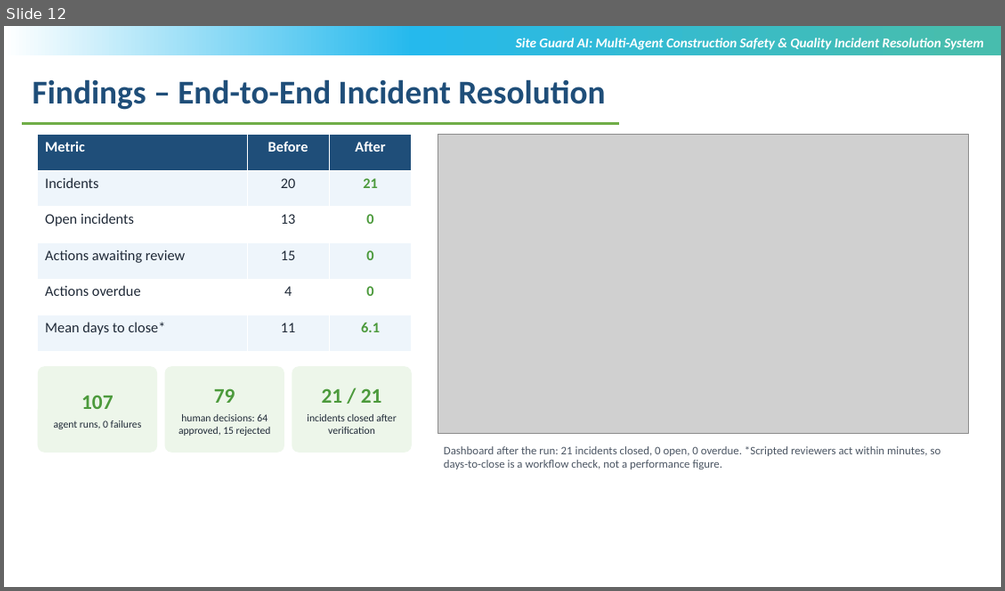
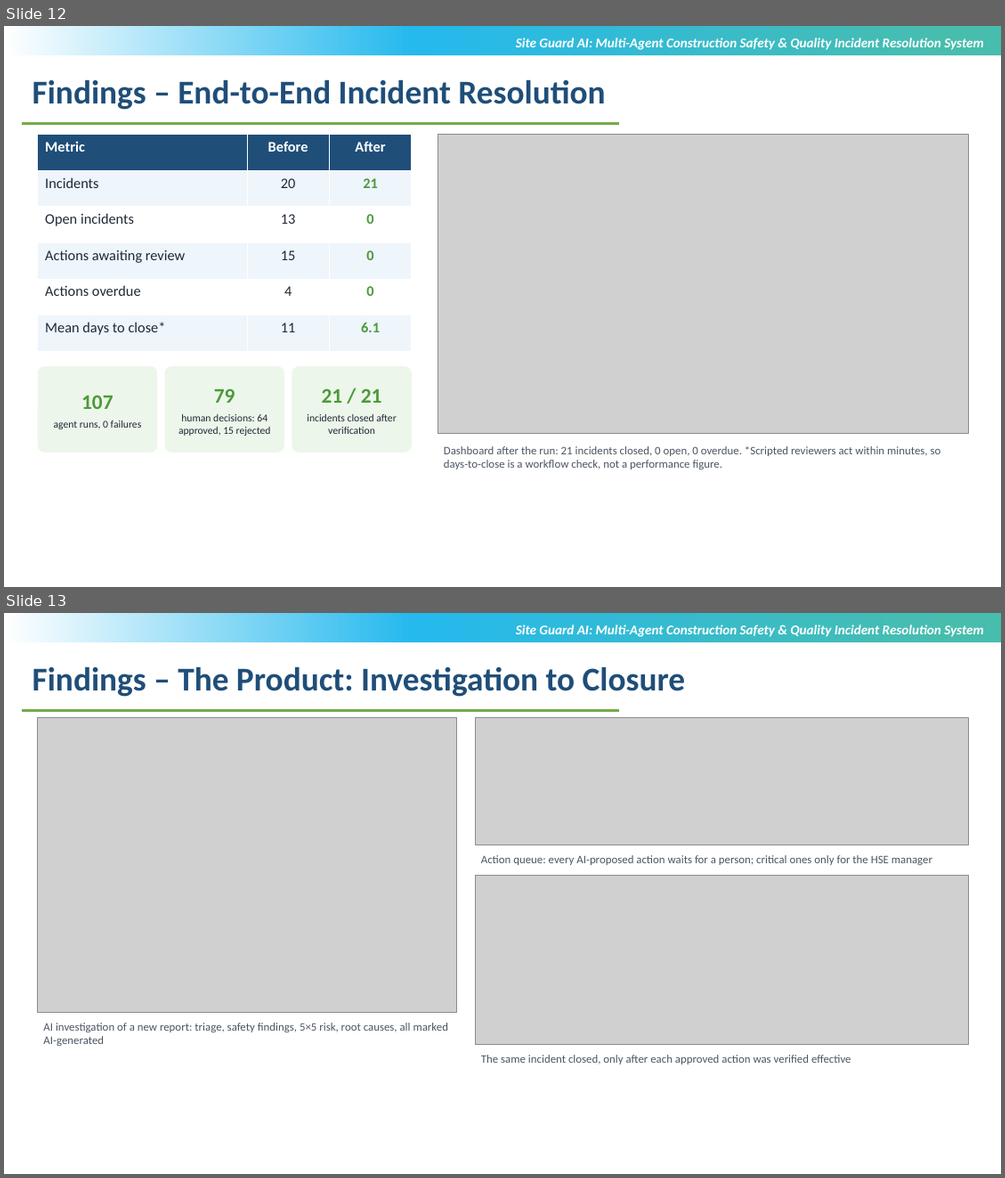
Before and after one commit to sricharansk/SITEGUARD-AI, a slide deck: docs/presentation/SiteGuardAI_Review3_S.K.Sricharan_T9984.pptx. Shown one above the other, each under a label of ours: slide 12 before the commit, slides 12 and 13 after it. The pictures are 1005x591 and 1005x1178 pixels, drawn with LibreOffice and Linux fonts; fonts in the diff are those of the drawing; grey boxes stand for pictures; background and template pictures are left out. Boxes give left, top, right and bottom in pixels: in the first picture for what was removed or moved away, otherwise in the second. Text is boxed around its words. In the diff, an @@ line names an element or a change of style, - is before the commit and + after.

```diff
--- a/docs/presentation/SiteGuardAI_Review3_S.K.Sricharan_T9984.pptx
+++ b/docs/presentation/SiteGuardAI_Review3_S.K.Sricharan_T9984.pptx
@@ slide 13 added at box(4, 613, 1001, 1174), background #FFFFFF; not listed: 1 template element that a slide beside it also shows @@
@@ text added at box(516, 625, 983, 637), 13 pt, text #FFFFFF, bold, italic @@
+Site Guard AI: Multi-Agent Construction Safety & Quality Incident Resolution System
@@ text added at box(32, 666, 686, 697), 32 pt, text #1F4E79, bold @@
+Findings – The Product: Investigation to Closure
@@ line added from (22, 710) to (619, 710), #70AD47 2.25 pt @@
@@ picture added at box(38, 718, 456, 1013) @@
@@ picture added at box(475, 718, 969, 844) @@
@@ picture added at box(475, 875, 969, 1045) @@
@@ text added at box(481, 855, 932, 865), 11 pt, text #4B5563 @@
+Action queue: every AI-proposed action waits for a person; critical ones only for the HSE manager
@@ text added at box(43, 1022, 448, 1046), 11 pt, text #4B5563 @@
+AI investigation of a new report: triage, safety findings, 5×5 risk, root causes, all marked AI-generated
@@ text added at box(481, 1054, 851, 1064), 11 pt, text #4B5563 @@
+The same incident closed, only after each approved action was verified effective
```
Also in this commit, not shown: 1 slide changed, 1 other slide added, 11 other files.
